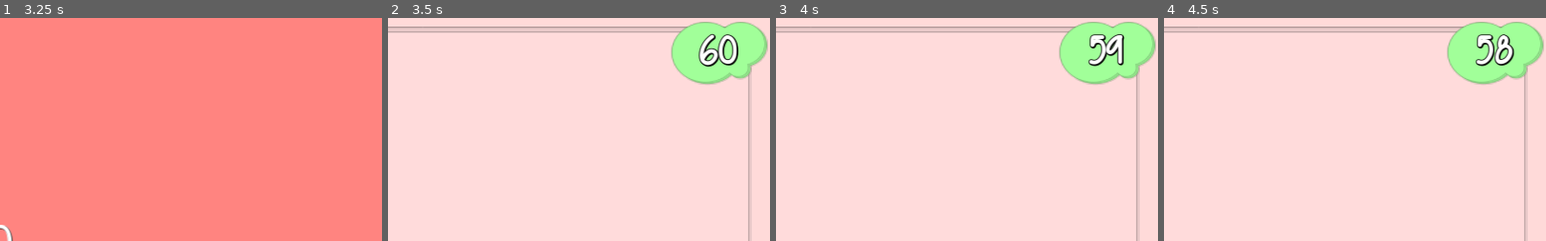
Above: before the commit, frames 1-4 (left to right).
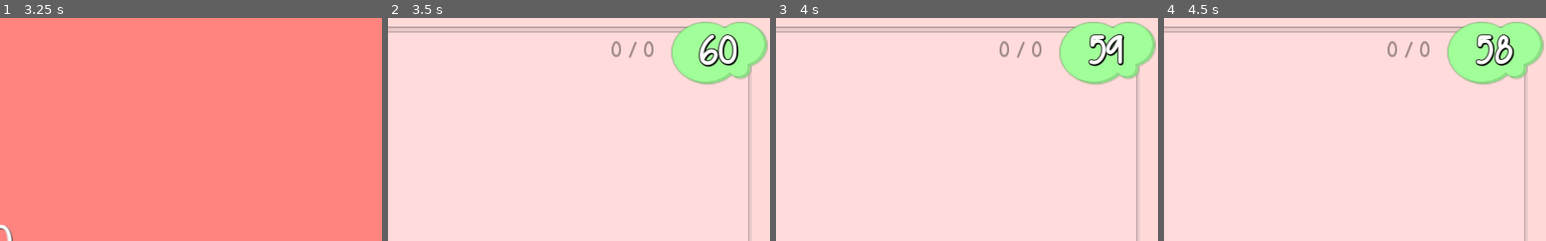
Above: after the commit, the same moments.

Repository: darkclif/QuizSoftwareServer
Game: Godot game, scene res://scenes/base/question.tscn
The game is run twice, just before and just after one commit, with the same random seed, the same clock (stepped at 60 frames per second) and the same inputs. This scene is started directly instead of the project's main scene. The engine's default icon, where the game draws it, is replaced by a stand-in: a white triangle on a blue panel in a dark square.
Inputs (mouse positions are % of the whole screen's width and height, from its top left):
- Up to frame 1 (3.25 s): move the mouse to (72, 45) at 0.52 s; click (72, 45) at 0.67 s; click (5, 92) at 1.25 s; tap Enter at 2 s; move the mouse to (30, 55) at 2.02 s; click (30, 55) at 2.17 s; tap Space at 2.75 s; move the mouse to (60, 28) at 2.77 s; click (60, 28) at 2.92 s
- Up to frame 2 (3.5 s): no input
- Up to frame 3 (4 s): move the mouse to (45, 70) at 3.52 s; click (45, 70) at 3.67 s
- Up to frame 4 (4.5 s): tap Enter at 4.25 s; move the mouse to (80, 65) at 4.27 s; click (80, 65) at 4.42 s
The pictures show only the part of the screen within x 50-100%, y 0-50%; the shares and areas given below are measured in that part.

Frame 1 is identical in both runs. In frame 2, 0.3% of the frame differs, in the area x 58-70%, y 10-18%; in frame 3, 0.3%; in frame 4, 0.3%.

Commit message:
Add question counter

Diff:
--- a/scenes/base/question.gd
+++ b/scenes/base/question.gd
@@ -268,6 +268,9 @@
 	# Set correct answer number after shuffle and keep shuffled order for players
 	self.CorrectAnswerId = Permutation.rfind(0)
 	self.QuestionData['answers'] = self.AnswerList
+
+	# Set question counter
+	$labQuestionCounter.text = "%d/%d" % [GameState.QuestionsCount, GameState.QuestionsLoaded]
 
 	self.setup_question()
 	self.set_answer_boxes_texts()
--- a/scenes/base/question.tscn
+++ b/scenes/base/question.tscn
@@ -10,6 +10,7 @@
 [ext_resource path="res://resources/pause_on.png" type="Texture" id=8]
 [ext_resource path="res://scenes/additional/answer_box.tscn" type="PackedScene" id=9]
 [ext_resource path="res://scenes/base/question.gd" type="Script" id=10]
+[ext_resource path="res://resources/font_chocolate_bold.ttf" type="DynamicFontData" id=11]
 
 [sub_resource type="DynamicFont" id=1]
 size = 23
@@ -22,6 +23,12 @@
 use_mipmaps = true
 use_filter = true
 font_data = ExtResource( 1 )
+
+[sub_resource type="DynamicFont" id=4]
+size = 40
+use_mipmaps = true
+use_filter = true
+font_data = ExtResource( 11 )
 
 [sub_resource type="DynamicFont" id=3]
 size = 70
@@ -69,7 +76,6 @@
 patch_margin_right = 20
 patch_margin_bottom = 20
 __meta__ = {
-"_edit_lock_": true,
 "_edit_use_anchors_": true
 }
 
@@ -109,13 +115,14 @@
 
 [node name="ctrlNormalQuestion" type="Control" parent="."]
 visible = false
-margin_left = 125.0
-margin_top = 18.0
-margin_right = 981.0
-margin_bottom = 318.0
-__meta__ = {
-"_edit_lock_": true,
-"_edit_use_anchors_": false
+anchor_left = 0.12207
+anchor_top = 0.03
+anchor_right = 0.958008
+anchor_bottom = 0.53
+margin_bottom = 3.05176e-05
+__meta__ = {
+"_edit_lock_": true,
+"_edit_use_anchors_": true
 }
 
 [node name="labQuestionText" type="Label" parent="ctrlNormalQuestion"]
@@ -132,7 +139,6 @@
 valign = 1
 autowrap = true
 __meta__ = {
-"_edit_lock_": true,
 "_edit_use_anchors_": false
 }
 
@@ -160,7 +166,6 @@
 valign = 1
 autowrap = true
 __meta__ = {
-"_edit_lock_": true,
 "_edit_use_anchors_": true
 }
 
@@ -175,7 +180,6 @@
 expand = true
 stretch_mode = 6
 __meta__ = {
-"_edit_lock_": true,
 "_edit_use_anchors_": true
 }
 
@@ -276,6 +280,23 @@
 "_edit_use_anchors_": false
 }
 
+[node name="labQuestionCounter" type="Label" parent="."]
+modulate = Color( 1, 1, 1, 0.4 )
+anchor_left = 1.0
+anchor_right = 1.0
+margin_left = -243.75
+margin_top = 24.5407
+margin_right = -138.75
+margin_bottom = 60.5407
+custom_fonts/font = SubResource( 4 )
+custom_colors/font_color = Color( 0, 0, 0, 1 )
+text = "0 / 0"
+align = 1
+valign = 1
+__meta__ = {
+"_edit_use_anchors_": false
+}
+
 [node name="rectSplash" type="ColorRect" parent="."]
 visible = false
 anchor_right = 1.0
--- a/scripts/singletons/game_state.gd
+++ b/scripts/singletons/game_state.gd
@@ -35,6 +35,8 @@
 #	"answers": [4 : String]
 #}
 var QuestionDatabase = []
+var QuestionsCount = 1
+var QuestionsLoaded = 0
 
 const SUMMARY_DELAY : int = 4 # 0 = no summary
 var CurrentQuestionID : int = -1
@@ -172,6 +174,7 @@
 
 	if NextQuestion.has('id'):
 		self.AnsweredQuestionsIds.append(NextQuestion['id'])
+		self.QuestionsCount = len(self.AnsweredQuestionsIds)
 
 	var NewScene = QuestionScene.instance()
 	NewScene.init(NextQuestion)
@@ -234,6 +237,9 @@
 	self.QuestionDatabase = ResourceManager.get_question_database()
 	self.QuestionDatabase.shuffle()
 
+	self.QuestionsCount = len(self.AnsweredQuestionsIds)
+	self.QuestionsLoaded = len(self.QuestionDatabase)
+
 	# Delete answered questions (if save-file loaded)
 	var TrimmedQuestionDatabase = []
 	for q in self.QuestionDatabase:
Not shown: 1 places in scenes/base/question.tscn that only renumber resources
